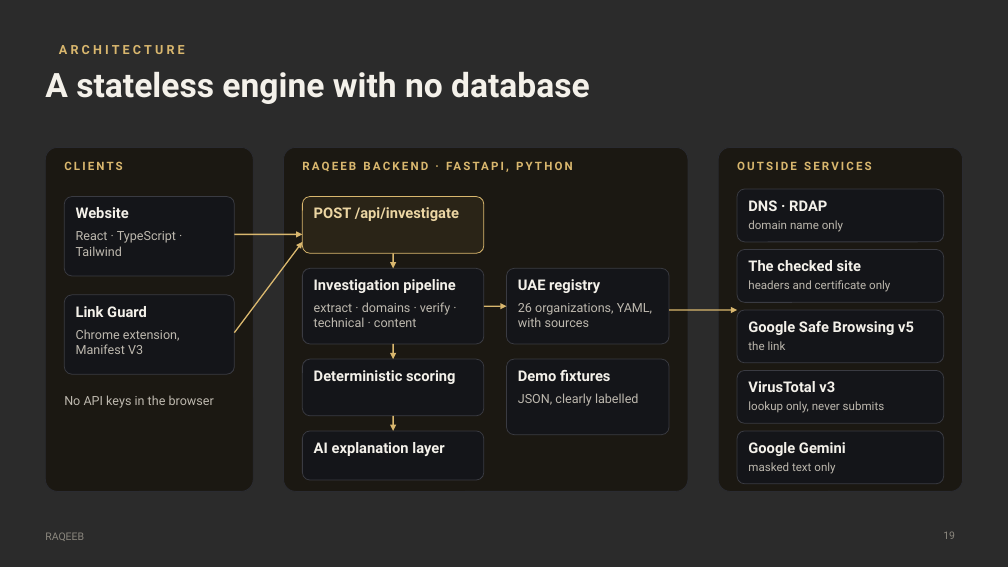
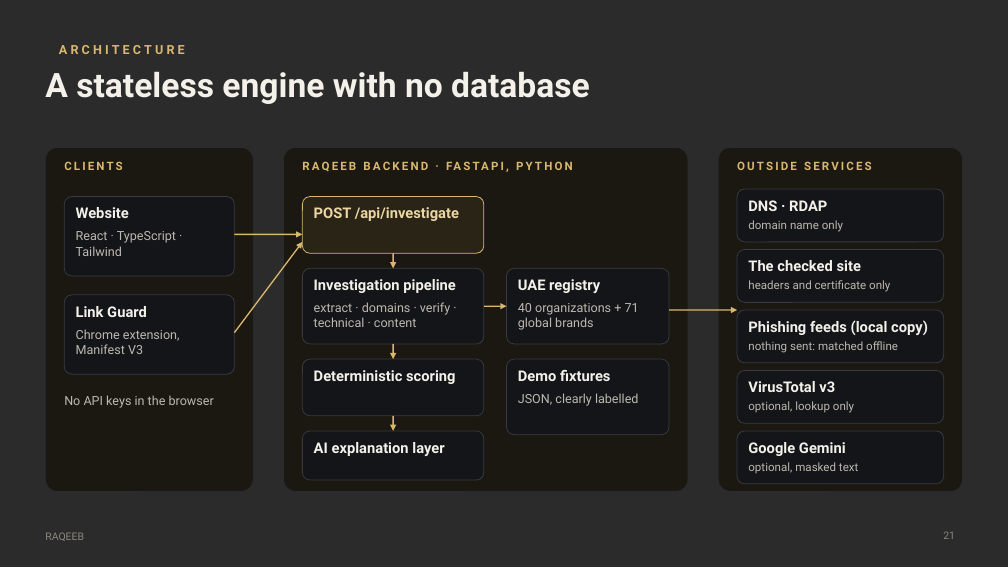
Before and after one commit to prokl1d/RAQEEB, a slide deck: slide 21 of docs/RAQEEB_Pitch_Deck.pptx (slide 19 before the commit). Drawn at 1008x567 pixels with LibreOffice and Linux fonts; fonts in the diff are those of the drawing; background and template pictures are left out; a plain dark background stands for a picture behind light text. Boxes give left, top, right and bottom in pixels: in the first picture for what was removed or moved away, otherwise in the second. Text is boxed around its words. In the diff, an @@ line names an element or a change of style, - is before the commit and + after.

```diff
--- a/docs/RAQEEB_Pitch_Deck.pptx
+++ b/docs/RAQEEB_Pitch_Deck.pptx
@@ text at (518, 303, 639, 330): text changed @@
-26 organizations, YAML, with sources
+40 organizations + 71 global brands
@@ text at (748, 320, 928, 335): text changed @@
-Google Safe Browsing v5
+Phishing feeds (local copy)
@@ text at (748, 341, 898, 353): text changed @@
-the link
+nothing sent: matched offline
@@ text at (748, 401, 854, 413): text changed @@
-lookup only, never submits
+optional, lookup only
@@ text at (748, 462, 858, 473): text changed @@
-masked text only
+optional, masked text
@@ page number at (943, 531, 955, 539): text changed @@
-19
+21
```
Also in this commit, not shown: 1 other slide changed, 3 slides added, 4 other files.
